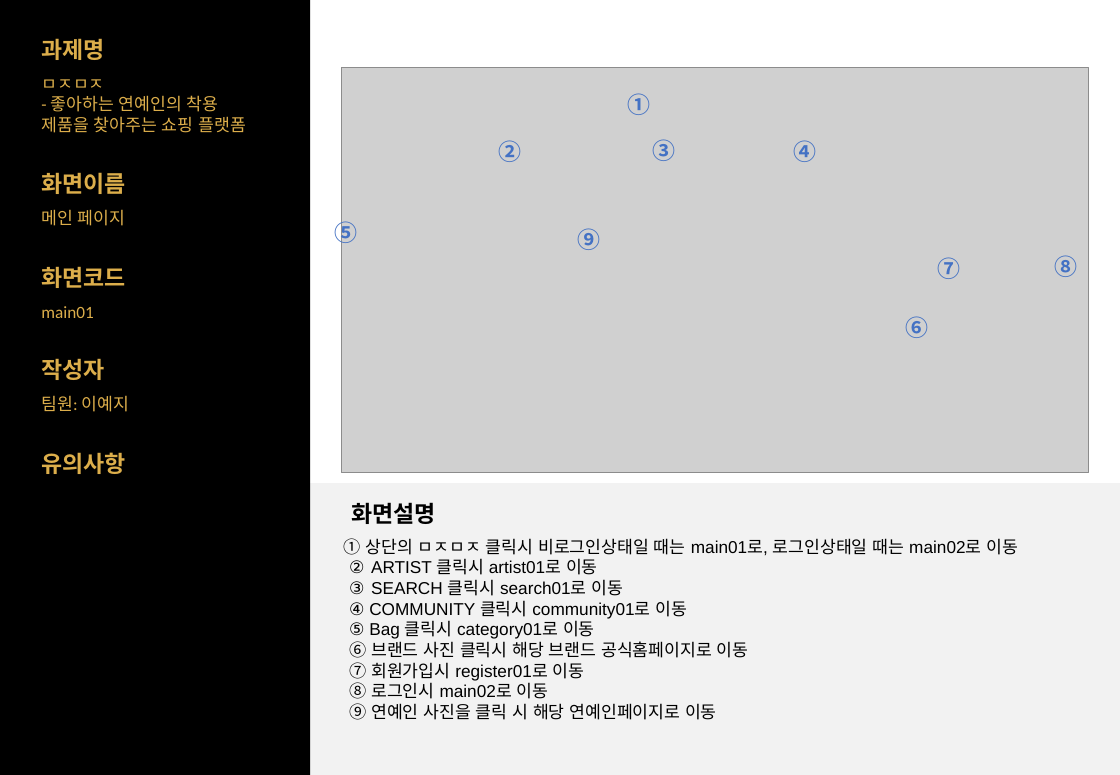
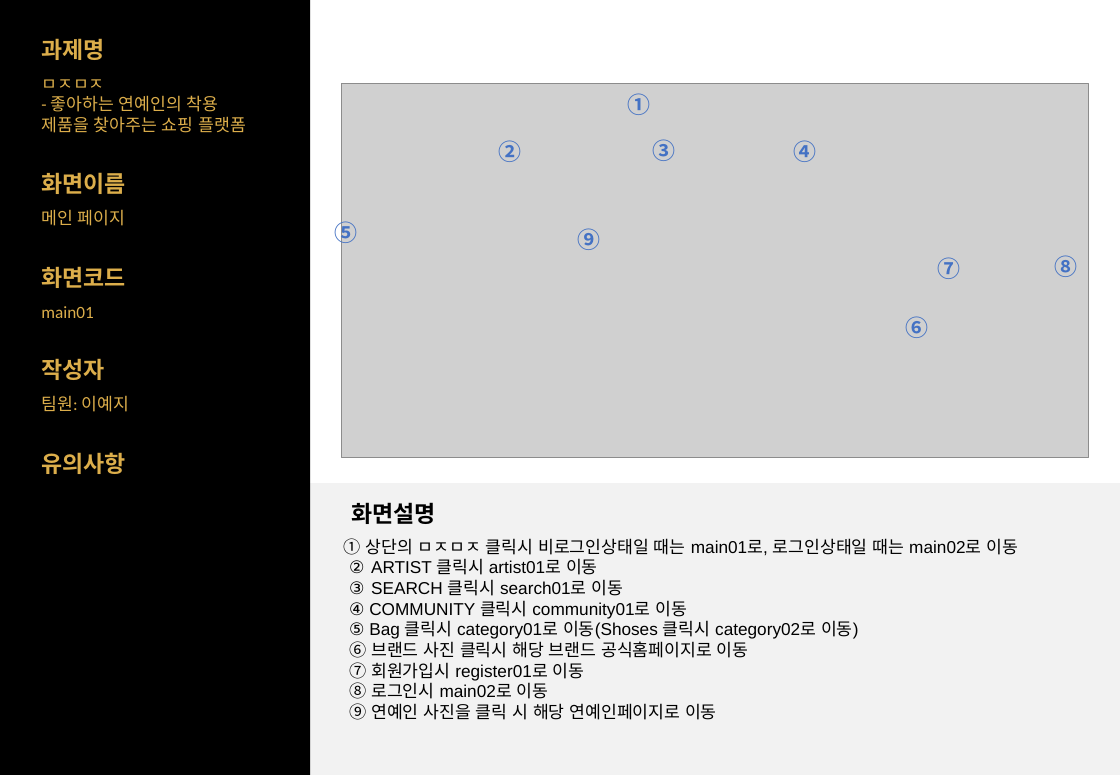
Before and after one commit to LeticiaKang/Project_Idol-Fandom-WebPlaform, a slide deck: slide 4 of 산출문서/화면설계서/화면설계서_서식(1조. HappyVirus) (최종).pptx. Drawn at 1120x775 pixels with LibreOffice and Linux fonts; fonts in the diff are those of the drawing; grey boxes stand for pictures. Boxes give left, top, right and bottom in pixels: in the first picture for what was removed or moved away, otherwise in the second. Text is boxed around its words. In the diff, an @@ line names an element or a change of style, - is before the commit and + after.

```diff
--- a/산출문서/화면설계서/화면설계서_서식(1조. HappyVirus) (최종).pptx
+++ b/산출문서/화면설계서/화면설계서_서식(1조. HappyVirus) (최종).pptx
@@ picture: place and size @@
-picture at bbox=[341, 68, 1089, 474]
+picture at bbox=[341, 84, 1089, 458]
@@ text in rectangle at bbox=[349, 618, 858, 639]: text changed @@
-⑤ Bag 클릭시 category01로 이동
+⑤ Bag 클릭시 category01로 이동(Shoses 클릭시 category02로 이동)
```
Also in this commit, not shown: 4 other slides changed.
